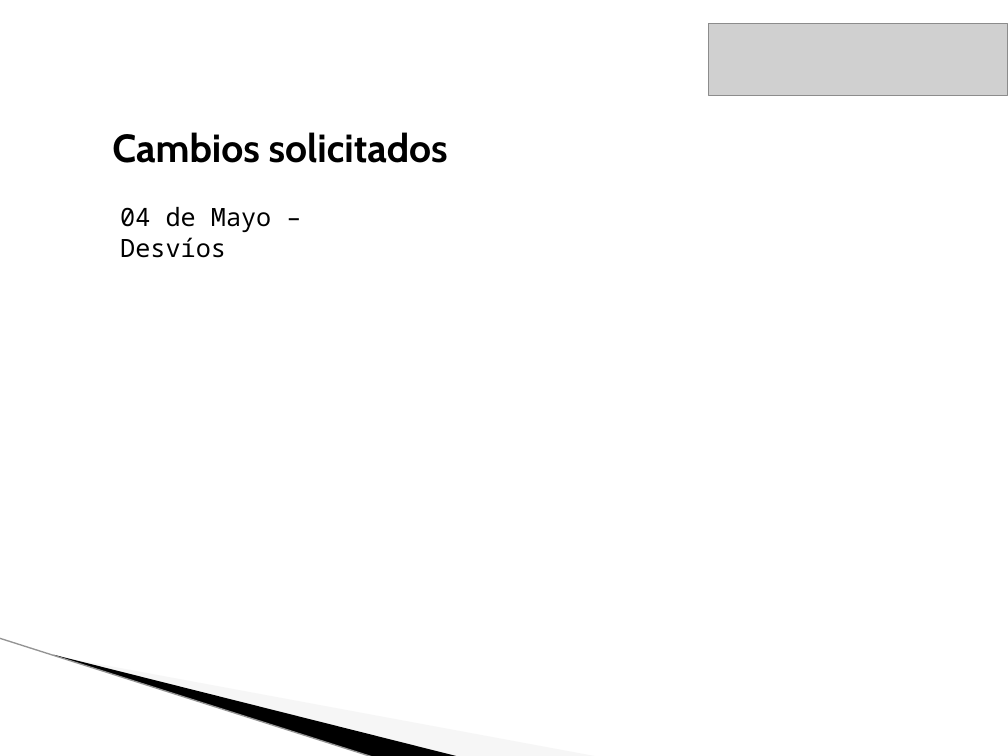
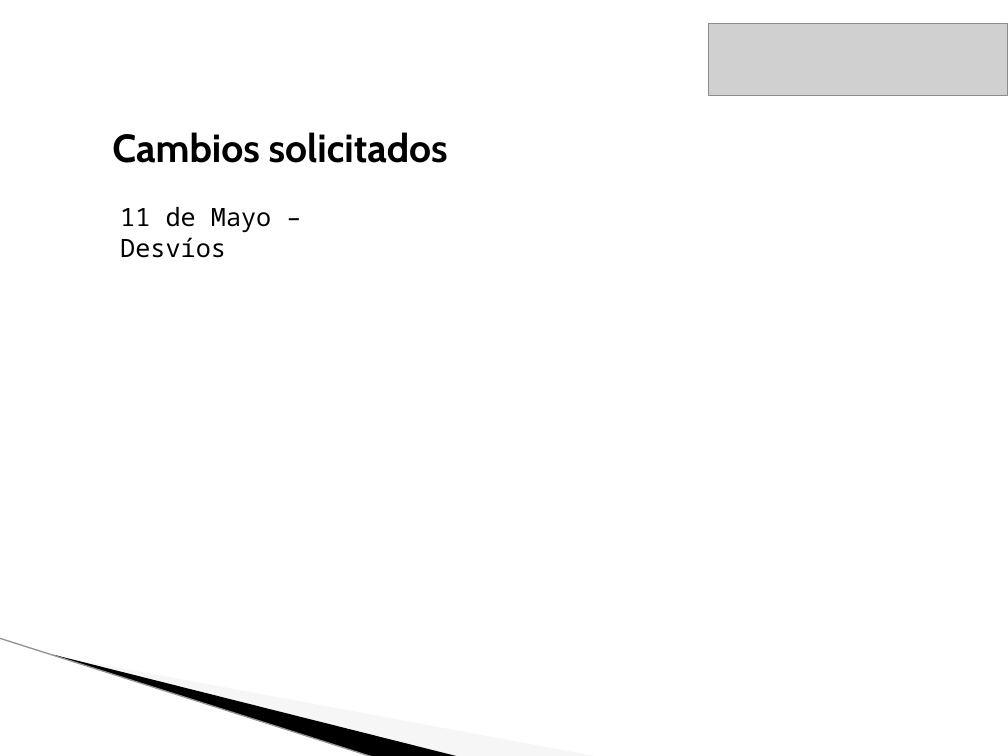
Before and after one commit to lucasdicesaro/reser-bar, a slide deck: slide 19 of documentacion/Presentacion Final ReserBar/Presentacion Final.pptx. Drawn at 1008x756 pixels with LibreOffice and Linux fonts; fonts in the diff are those of the drawing; grey boxes stand for pictures; background and template pictures are left out. Boxes give left, top, right and bottom in pixels: in the first picture for what was removed or moved away, otherwise in the second. Text is boxed around its words. In the diff, an @@ line names an element or a change of style, - is before the commit and + after.

```diff
--- a/documentacion/Presentacion Final ReserBar/Presentacion Final.pptx
+++ b/documentacion/Presentacion Final ReserBar/Presentacion Final.pptx
@@ text at bbox=[120, 207, 271, 258]: text changed @@
-04 de Mayo – Desvíos
+11 de Mayo – Desvíos
```
Also in this commit, not shown: 4 other slides changed.
